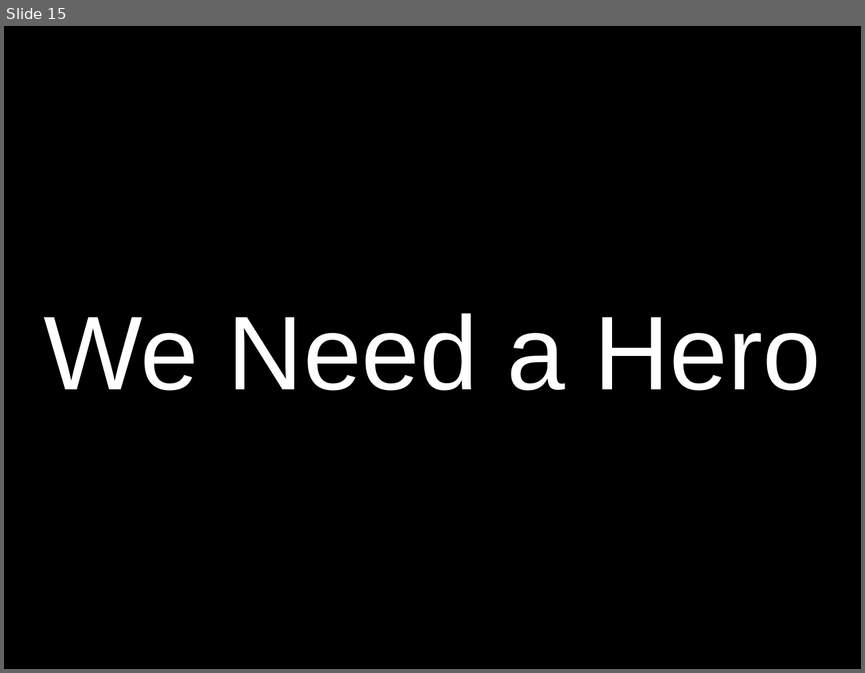
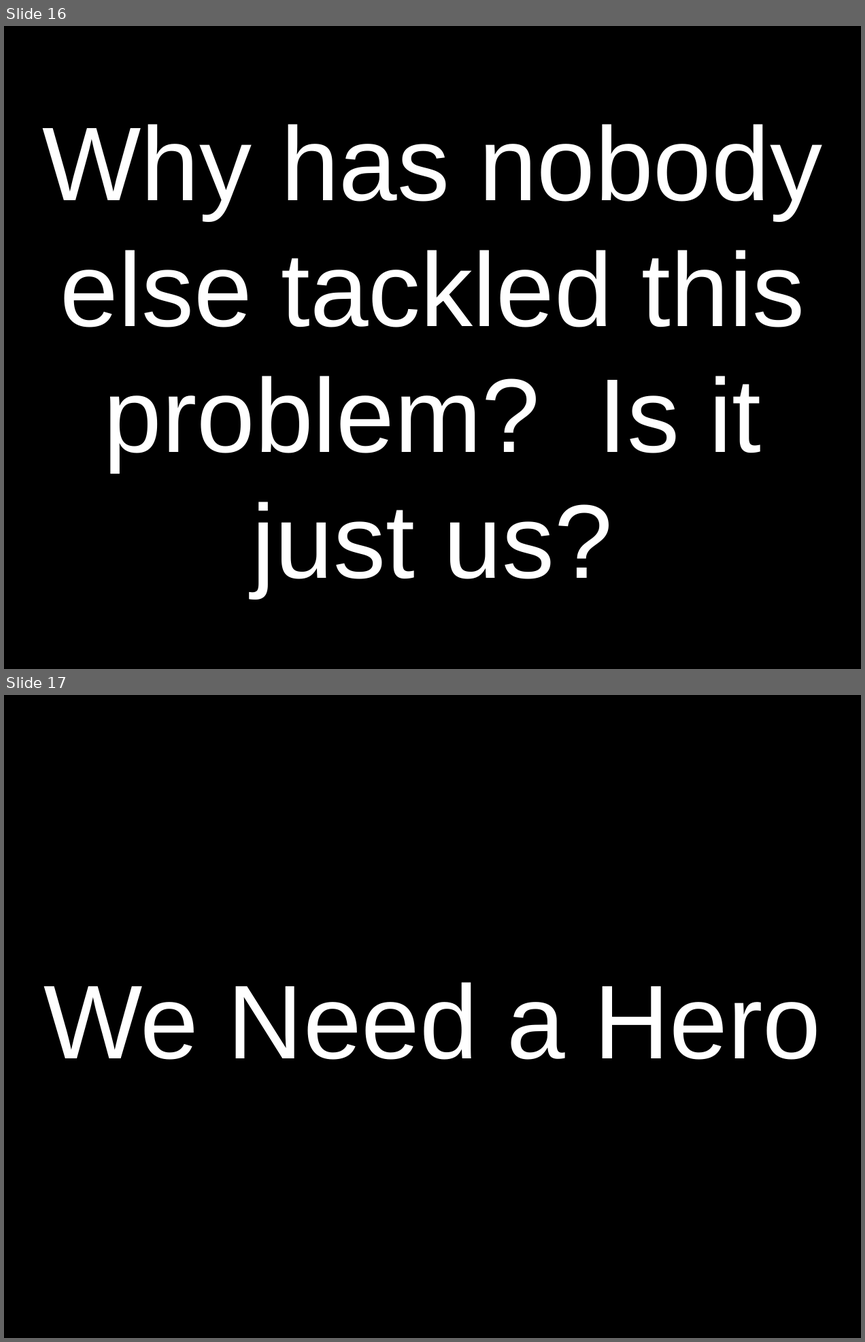
Before and after one commit to craignicol/scotaltdotnet, a slide deck: seattle/HORN Pres.ppt. Shown one above the other, each under a label of ours: slide 15 before the commit, slides 16 and 17 after it. The pictures are 865x673 and 865x1342 pixels, drawn with LibreOffice and Linux fonts; fonts in the diff are those of the drawing; grey boxes stand for pictures. Boxes give left, top, right and bottom in pixels: in the first picture for what was removed or moved away, otherwise in the second. Text is boxed around its words. In the diff, an @@ line names an element or a change of style, - is before the commit and + after.

Commit message:
Presentation update

```diff
--- a/seattle/HORN Pres.ppt
+++ b/seattle/HORN Pres.ppt
@@ slide 16 added at (4, 26, 861, 669), background #FFFFFF @@
@@ picture added at (4, 26, 861, 112) @@
@@ title added at (4, 26, 861, 669), fill #000000, 88 pt, text #FFFFFF @@
+Why has nobody else tackled this problem? Is it just us?
@@ picture added at (7, 563, 861, 669) @@
@@ what was slide 15 is now slide 17 @@
```
